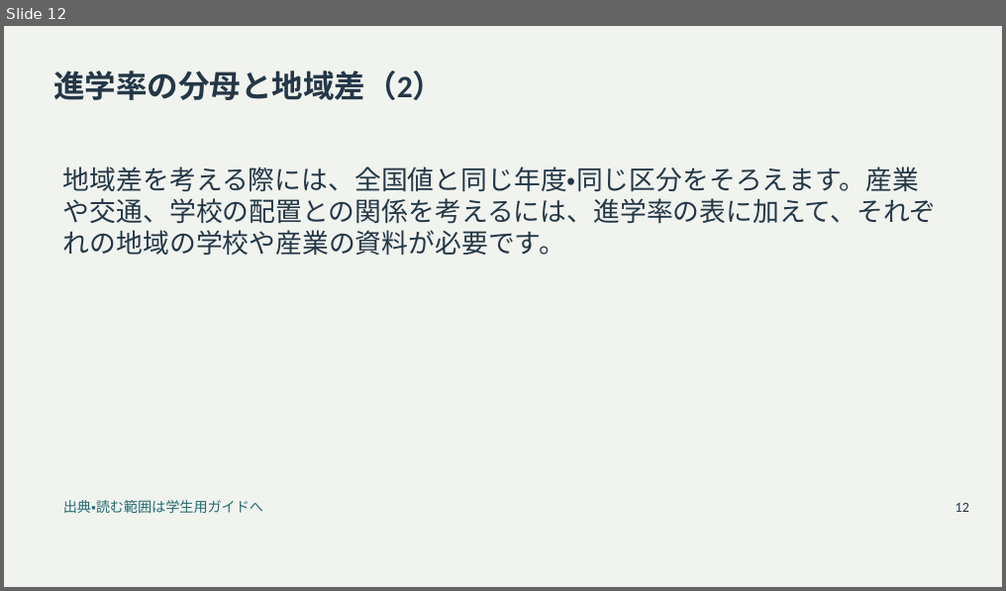
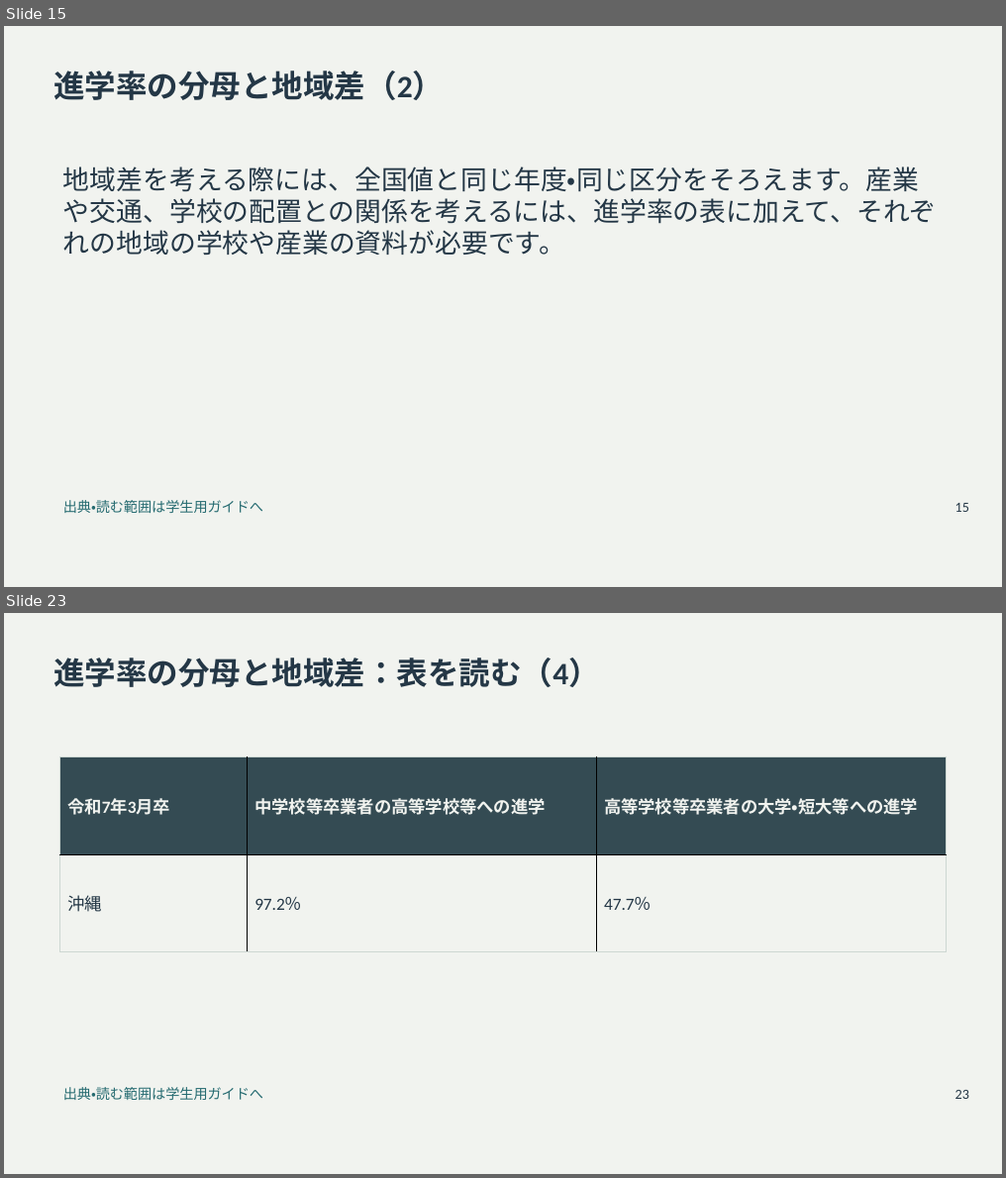
Before and after one commit to zooc-14calbp/industrial-education-i, a slide deck: reorganized/20261105/main/04/slides.pptx. Shown one above the other, each under a label of ours: slide 12 before the commit, slides 15 and 23 after it; the slides between them are not shown. The pictures are 1006x591 and 1006x1178 pixels, drawn with LibreOffice and Linux fonts; fonts in the diff are those of the drawing. Boxes give left, top, right and bottom in pixels: in the first picture for what was removed or moved away, otherwise in the second. Text is boxed around its words. In the diff, an @@ line names an element or a change of style, - is before the commit and + after.

```diff
--- a/reorganized/20261105/main/04/slides.pptx
+++ b/reorganized/20261105/main/04/slides.pptx
@@ slide 23 added at (4,613,1002,1174), background #F1F3EF @@
@@ title added at (54,658,599,687), 30 pt, text #243746, bold @@
+進学率の分母と地域差：表を読む（4）
@@ table added at (60,758,946,953), 2 rows, 3 columns @@
+令和7年3月卒 | 中学校等卒業者の高等学校等への進学 | 高等学校等卒業者の大学・短大等への進学
+沖縄 | 97.2％ | 47.7％
@@ text added at (63,1087,263,1100), 13.5 pt, text #246A70 @@
+出典・読む範囲は学生用ガイドへ
@@ text added at (955,1090,969,1099), 13.5 pt, text #243746 @@
+23
@@ what was slide 12 is now slide 15 @@
@@ slide 15 changed as well @@
@@ text at (955,503,969,512): text changed @@
-12
+15
```
Also in this commit, not shown: 14 other slides changed, 15 other slides added, 17 other files.
